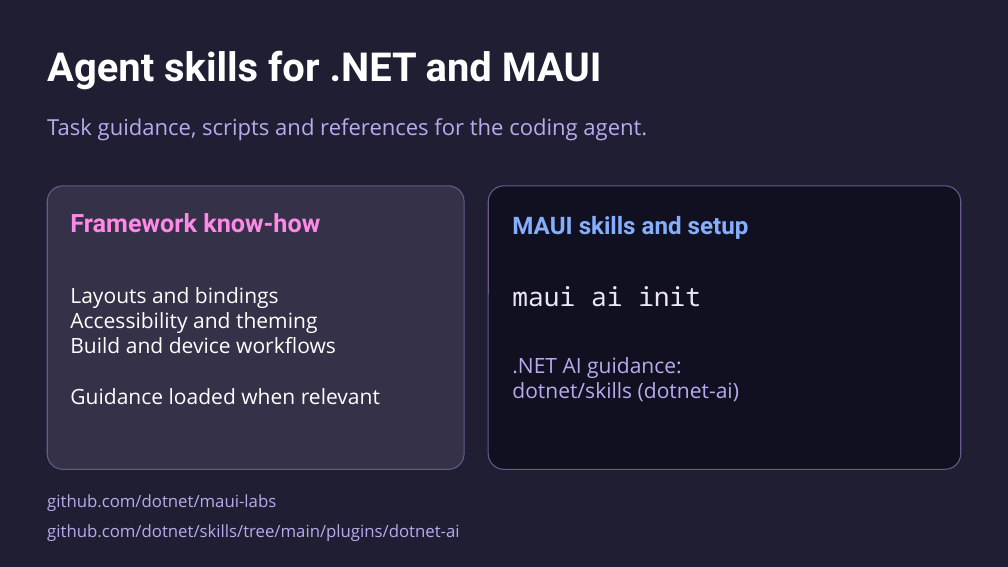
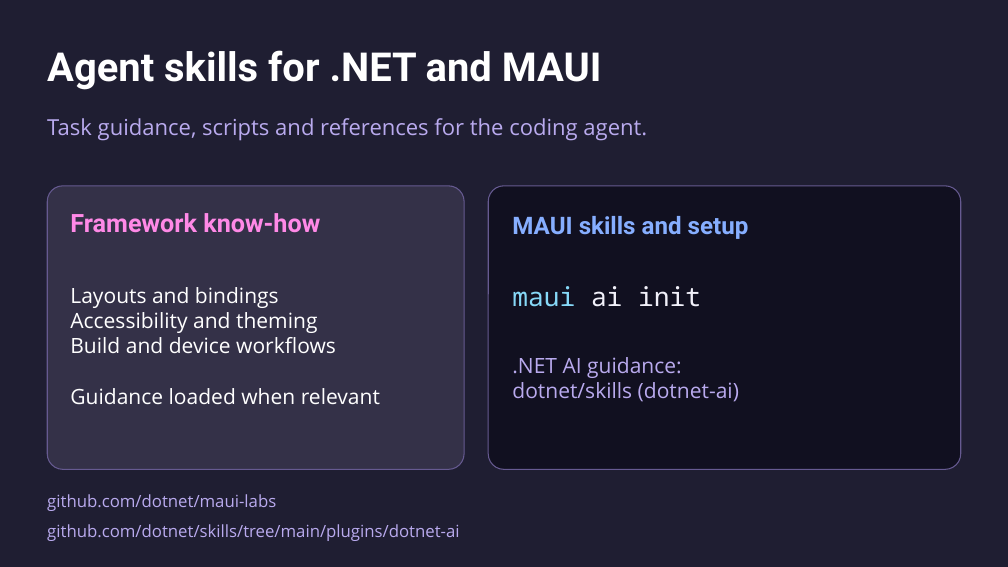
Before and after one commit to mattleibow/dotnetconf2026, a slide deck: slide 7 of slides.pptx. Drawn at 1008x567 pixels with LibreOffice and Linux fonts; fonts in the diff are those of the drawing. Boxes give left, top, right and bottom in pixels: in the first picture for what was removed or moved away, otherwise in the second. Text is boxed around its words. In the diff, an @@ line names an element or a change of style, - is before the commit and + after.

```diff
--- a/slides.pptx
+++ b/slides.pptx
@@ text "maui ai init" at (x1=512, y1=286, x2=701, y2=307): text colour #EAE5FA to #86D8F7 in "maui"; text colour #EAE5FA to #F2F1FA in "ai init" @@
```
Also in this commit, not shown: 15 other slides changed.
